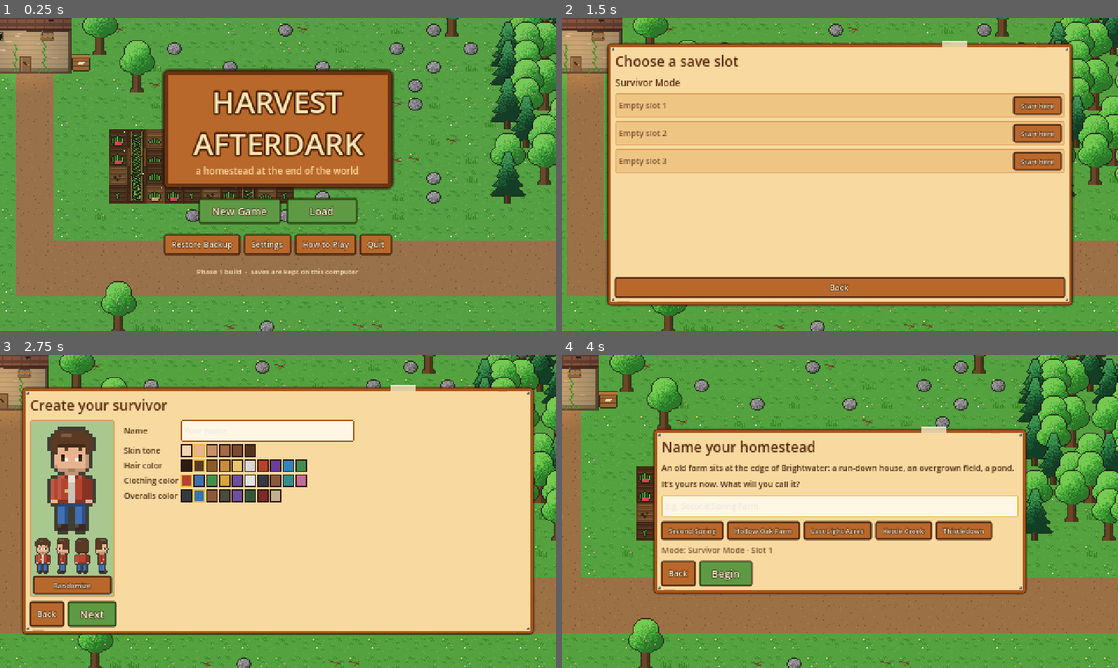
Above: before the commit, frames 1-4 (two rows, left to right).
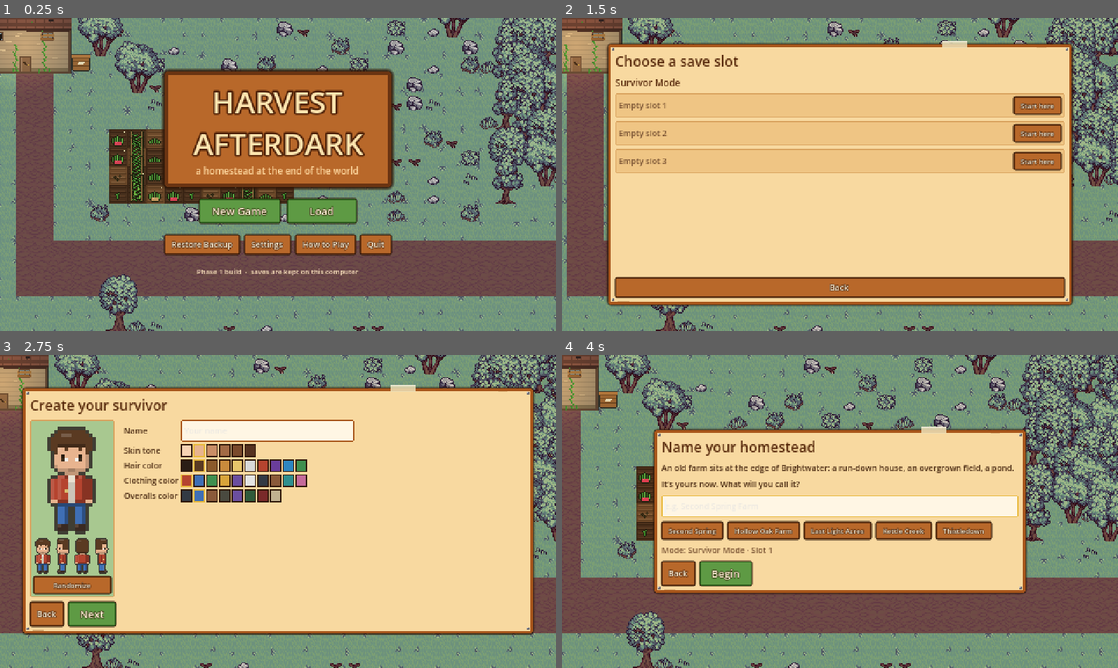
Above: after the commit, the same moments.

Repository: djsemrad-svg/harvestafterdark
Game: Godot game, scene res://HarvestAfterdark.tscn
The game is run twice, just before and just after one commit, with the same random seed, the same clock (stepped at 60 frames per second) and the same inputs.
Inputs (mouse positions are in pixels of both pictures, inside the frame that each line leads up to):
- Up to frame 1 (0.25 s): no input
- Up to frame 2 (1.5 s): click "New Game" at 0.5 s; click "Play Survivor Mode" at 1.25 s
- Up to frame 3 (2.75 s): click "Start here" at 2 s
- Up to frame 4 (4 s): click (828, 430) at 2.77 s; type "Alex" at 2.85 s; click "Next" at 3.5 s

The runs differ from the first frame. In frame 1, 74% of the frame differs, in the area x 0-100%, y 0-100%; in frame 2, 28%; in frame 3, 26%; in frame 4, 62%.

Commit message:
Import post-apocalypse pack art: ground, trees, props, wrecks, icons
- Ground tiles, trees (with snowy winter versions), bushes, weeds, rocks,
  stumps from the PostApocalypse pack; seasonal variants by file name
- Street props and wrecks: cars, a school bus, shipping containers,
  motorcycles, hydrants, trash cans (searchable), vending machines
  (searchable), cones, stop signs, carts, bags
- Food, gem, bar, ammo and first-aid icons from the food, Kyrise,
  GunsPack and PostApocalypse packs
- Art: tile overrides, per-season and per-variant object overrides,
  searched containers use an _open picture or a dimmed copy
- tools/import_packs.py rebuilds art/ from the unzipped packs
- Tests for the imported art and new props

Co-Authored-By: Claude Opus 5.5 <noreply@anthropic.com>
Claude-Session: https://claude.ai/code/session_01UCvMP3hAQ7S5xitSmMnWDY

Diff:
--- a/scripts/autoload/art.gd
+++ b/scripts/autoload/art.gd
@@ -171,6 +171,8 @@
 
 func get_tile(type: String, season: String, v: int, frame: int = 0) -> ImageTexture:
 	return cached("t|%s|%s|%d|%d" % [type, season, v, frame], func():
+		var ot := tile_override(type, season, v)
+		if ot != null: return ot
 		if detail and type == "grass" and season != "winter": return _grass_hd(season, v)
 		var im := _draw_tile(type, season, v, frame)
 		if detail and not type in ["water", "walltop", "void"]: im = texture_pass(im, v)
@@ -895,27 +897,71 @@
 func has_override(path: String) -> bool:
 	return override(path) != null
 
+## Ground tiles with hand-made art: tiles/<type>_<season>_<v>.png, tiles/<type>_<v>.png,
+## tiles/<type>_<season>.png or tiles/<type>.png, first one found wins. Returns null when there is none.
+func tile_override(type: String, season: String, v: int) -> Image:
+	for p in ["tiles/%s_%s_%d.png" % [type, season, v], "tiles/%s_%d.png" % [type, v], "tiles/%s_%s.png" % [type, season], "tiles/%s.png" % type]:
+		var tex := override(p)
+		if tex != null:
+			var im: Image = tex.get_image().duplicate()
+			if im.is_compressed(): im.decompress()
+			im.convert(Image.FORMAT_RGBA8)
+			return im
+	return null
+
+var _ovobj := {}
+
 ## Objects that have hand-made art. Returns {} when there is none.
+## Looks for objects/<type>_<season>_<v>.png, then <type>_<v>, <type>_<season>, <type>.
+## A searched container uses <type>_open.png if there is one, or a dimmed copy of its art.
 func obj_override(o: Dictionary, season: String) -> Dictionary:
 	var t: String = o.type
 	var d: Dictionary = Data.obj_defs.get(t, {})
 	if d.get("barrier", false) and (o.get("broken", false) or o.get("open", false)):
 		return {}
-	var v: int = int(o.get("v", 0))
-	var name := ""
-	match t:
-		"tree": name = "trees/%s_%s.png" % ["tree" if v % 2 == 0 else "tree2", season]
-		"pine": name = "trees/pine.png"
-		"rock": name = "objects/rock.png" if v % 2 == 0 else "objects/rock2.png"
-		_: name = "objects/%s.png" % t
 	if t == "rock" and o.get("palette", "field") != "field":
 		return {}
-	var tex := override(name)
-	if tex == null:
-		return {}
-	var fw: int = int(o.get("w", 1))
-	var fh: int = int(o.get("h", 1))
-	return {"tex": tex, "ox": int((fw * 16 - tex.get_width()) / 2), "oy": fh * 16 - tex.get_height() + (1 if t in ["tree", "pine"] else 0)}
+	var v: int = int(o.get("v", 0)) % 4
+	var searched: bool = (d.get("container", false) or t in ["supply_crate", "car_wreck"]) and DistrictArt.searched(o)
+	var key := "%s|%s|%d|%s|%d|%d" % [t, season, v, searched, int(o.get("w", 1)), int(o.get("h", 1))]
+	if _ovobj.has(key):
+		return _ovobj[key]
+	var names: Array = []
+	match t:
+		"tree":
+			var tn := "tree" if v % 2 == 0 else "tree2"
+			names = ["trees/%s_%s.png" % [tn, season], "trees/tree_%s.png" % season]
+		"pine": names = ["trees/pine_%s.png" % season, "trees/pine.png"]
+		"rock": names = ["objects/rock.png" if v % 2 == 0 else "objects/rock2.png", "objects/rock.png"]
+		_: names = ["objects/%s_%s_%d.png" % [t, season, v], "objects/%s_%d.png" % [t, v], "objects/%s_%s.png" % [t, season], "objects/%s.png" % t]
+	var tex: Texture2D = null
+	if searched:
+		tex = override("objects/%s_open.png" % t)
+	var dim := false
+	for n in names:
+		if tex != null: break
+		tex = override(n)
+		dim = searched and tex != null
+	var res := {}
+	if tex != null:
+		if dim:
+			# no "opened" picture: show the same art a little darker and greyer, so searched things read as done
+			# (a copy: get_image() can hand back the texture's own image)
+			var im: Image = tex.get_image().duplicate()
+			if im.is_compressed(): im.decompress()
+			im.convert(Image.FORMAT_RGBA8)
+			for yy in im.get_height():
+				for xx in im.get_width():
+					var c := im.get_pixel(xx, yy)
+					if c.a > 0:
+						var g := c.get_luminance()
+						im.set_pixel(xx, yy, Color(lerp(c.r, g, 0.45) * 0.72, lerp(c.g, g, 0.45) * 0.72, lerp(c.b, g, 0.45) * 0.72, c.a))
+			tex = ImageTexture.create_from_image(im)
+		var fw: int = int(o.get("w", 1))
+		var fh: int = int(o.get("h", 1))
+		res = {"tex": tex, "ox": int((fw * 16 - tex.get_width()) / 2), "oy": fh * 16 - tex.get_height() + (1 if t in ["tree", "pine"] else 0)}
+	_ovobj[key] = res
+	return res
 
 ## People and infected drawn from the sprite sheets. look.sprite names them.
 func char_override(look: Dictionary, dir: String, frame: int) -> Image:
--- a/scripts/world/districts.gd
+++ b/scripts/world/districts.gd
@@ -30,6 +30,10 @@
 	"fire_truck": {"name": "Fire Engine", "what": "the fire engine", "tags": ["fire_station"], "rolls": [1, 3], "w": 3},
 	"loot_vault": {"name": "Sealed Locker", "what": "the sealed locker", "tags": ["lab", "military"], "rolls": [1, 2], "quality": 0.4},
 	"biohazard_bin": {"name": "Biohazard Bin", "what": "the biohazard bin", "tags": ["lab"], "rolls": [1, 1]},
+	"trash_can": {"name": "Trash Can", "what": "the trash can", "tags": ["home", "kitchen"], "rolls": [1, 1]},
+	"vending_machine": {"name": "Vending Machine", "what": "the vending machine", "tags": ["kitchen"], "rolls": [1, 2]},
+	"bus_wreck": {"name": "Wrecked Bus", "what": "the bus", "tags": ["vehicle", "home"], "rolls": [1, 2], "w": 4, "h": 2},
+	"shipping_container": {"name": "Shipping Container", "what": "the shipping container", "tags": ["hardware", "scrapyard"], "rolls": [1, 2], "w": 3},
 }
 
 ## Props that only look the part.
@@ -53,6 +57,12 @@
 	"decon_shower": {"solid": true},
 	"lookout": {"solid": true},
 	"fryer": {"solid": true},
+	"hydrant": {"solid": true},
+	"traffic_cone": {"solid": true},
+	"stop_sign": {"solid": true},
+	"shopping_cart": {"solid": true},
+	"motorcycle_wreck": {"solid": true},
+	"trash_bags": {"solid": false},
 }
 
 ## Interiors, 14 x 11 tiles, door at the bottom. Letters:
@@ -303,6 +313,8 @@
 		od2.fixture = true
 		od2.district_art = true
 		d.obj_defs[t] = od2
+	# bushes grow wild in the districts: any tool clears one, for a little fiber
+	d.obj_defs["bush"] = {"solid": true, "hp": 2, "tool": "any", "drops": [["fiber", 1, 2]], "xp": ["foraging", 1], "name": "Bush"}
 	d.obj_defs["district_gate"] = {"solid": true, "fixture": true, "unbreakable": true, "district_art": true}
 	for id in DISTRICTS:
 		var D: Dictionary = DISTRICTS[id]
@@ -451,8 +463,73 @@
 		else:
 			s.text = b.text
 		m.add_structure(s)
+	_dress(m, r, id)
 	_scatter(m, r, id)
 	return m
+
+## True if a w x h thing can stand at x,y: every tile free and not in front of a door or on a warp.
+static func _fits(m: GameMap, x: int, y: int, w: int, h: int, allow_clear: bool) -> bool:
+	for dy in h:
+		for dx in w:
+			var tx := x + dx
+			var ty := y + dy
+			if not m.tile_free(tx, ty) or (not allow_clear and m.is_clear(tx, ty)):
+				return false
+			for s in m.structures:
+				if s.has("door_x") and absi(tx - int(s.door_x)) <= 1 and ty - int(s.door_y) >= 0 and ty - int(s.door_y) <= 2:
+					return false
+			for wp in m.warps:
+				if Rect2i(int(wp.x) - 1, int(wp.y) - 1, int(wp.get("w", 1)) + 2, int(wp.get("h", 1)) + 2).has_point(Vector2i(tx, ty)):
+					return false
+	return true
+
+## Puts a thing at the first free spot near cx,cy (searching outwards). Returns false if none fits.
+static func _near(m: GameMap, cx: int, cy: int, type: String, allow_clear := false, radius := 4) -> bool:
+	var w: int = int(CONTAINERS.get(type, PROPS.get(type, {})).get("w", 1))
+	var h: int = int(CONTAINERS.get(type, PROPS.get(type, {})).get("h", 1))
+	for rr in radius + 1:
+		for dy in range(-rr, rr + 1):
+			for dx in range(-rr, rr + 1):
+				if maxi(absi(dx), absi(dy)) != rr: continue
+				if _fits(m, cx + dx, cy + dy, w, h, allow_clear):
+					_place(m, cx + dx, cy + dy, type)
+					return true
+	return false
+
+## Street dressing from the post-apocalypse art: hydrants, bins and bags along the sidewalks,
+## then a few bigger wrecks placed by hand.
+static func _dress(m: GameMap, r: RandomNumberGenerator, id: String) -> void:
+	for y in range(1, m.h - 1):
+		for x in range(1, m.w - 1):
+			if m.tile_at(x, y) != "pave": continue
+			var by_road := false
+			for d in [Vector2i(0, 1), Vector2i(0, -1), Vector2i(1, 0), Vector2i(-1, 0)]:
+				if m.tile_at(x + d.x, y + d.y) == "road": by_road = true
+			if not by_road or r.randf() > 0.07 or not _fits(m, x, y, 1, 1, true): continue
+			var pick := r.randf()
+			_place(m, x, y, "hydrant" if pick < 0.3 else ("trash_can" if pick < 0.6 else ("trash_bags" if pick < 0.85 else "traffic_cone")))
+	match id:
+		"residential":
+			_near(m, 42, 26, "vending_machine", true)            # the gas station
+			_near(m, 34, 26, "trash_can", true)
+			_near(m, 28, 25, "stop_sign", true); _near(m, 32, 19, "stop_sign", true)
+			_near(m, 7, 35, "bus_wreck", true, 3)                         # the school bus, never made it out of the schoolyard
+			for c in [[35, 21], [39, 17], [44, 17]]:
+				_near(m, c[0], c[1], "traffic_cone", true, 2)
+			_near(m, 14, 26, "shopping_cart", true, 3)
+			_near(m, 50, 26, "motorcycle_wreck", false, 3)
+		"industrial":
+			for c in [[35, 15], [43, 15], [38, 36], [49, 36]]:
+				_near(m, c[0], c[1], "shipping_container", true, 1)  # the loading area and the mill yard
+			for c in [[52, 17], [54, 21], [49, 21]]:
+				_near(m, c[0], c[1], "traffic_cone", true, 2)        # the checkpoint
+			_near(m, 4, 25, "bus_wreck")
+			_near(m, 40, 15, "vending_machine", true)
+			_near(m, 25, 33, "motorcycle_wreck", true, 3)
+		"riverlands":
+			_near(m, 36, 22, "trash_can", true, 3)
+			_near(m, 33, 19, "vending_machine", true, 3)         # the marina
+			_near(m, 26, 10, "motorcycle_wreck", true, 3)
 
 static func _scatter(m: GameMap, r: RandomNumberGenerator, id: String) -> void:
 	# a ring of trees, then weeds and debris on whatever grass is left
@@ -473,6 +550,7 @@
 			elif v < trees + weeds: m.add_obj(x, y, "weeds")
 			elif v < trees + weeds + 0.03: m.add_obj(x, y, "twig")
 			elif v < trees + weeds + 0.045: m.add_obj(x, y, "rock")
+			elif v < trees + weeds + 0.07: m.add_obj(x, y, "bush")
 	# cracks and weeds pushing through the old roads
 	for i in 40:
 		var x := r.randi_range(1, m.w - 2)
--- a/scripts/world/raiders.gd
+++ b/scripts/world/raiders.gd
@@ -248,6 +248,8 @@
 	m.add_obj(19, 24, "stolen_goods", {"anchor": true})
 	m.add_obj(34, 16, "supply_crate", {"loot": ["biker_bar", "gun_store"], "quality": 0.5})
 	m.add_obj(21, 22, "supply_crate", {"loot": ["biker_bar", "vehicle"], "quality": 0.4})
+	for c in [[23, 21], [33, 22], [26, 26]]:
+		Districts._near(m, c[0], c[1], "motorcycle_wreck", true, 2)    # the bikers' rides, stripped for parts
 	for c in [[33, 23], [34, 23], [24, 14]]:
 		m.add_obj(c[0], c[1], "barrel")
 	MapBuilder._border(m, r, [Rect2i(22, 0, 2, 1)])
--- a/tests/screenshots.gd
+++ b/tests/screenshots.gd
@@ -46,6 +46,32 @@
 		await frames(6)
 		await shot("34_archive_inside")
 		main.ui.open("museum"); await frames(4); await shot("35_museum")
+		get_tree().quit()
+		return
+	if only == "packs":
+		main.ui.close_all()
+		Game.state.time = 640
+		Game.state.weather = "sun"
+		var dps: int = Balance.calendar.days_per_season
+		var spots := [["town", 12, 20], ["homestead", 12, 14], ["residential", 40, 23], ["residential", 8, 31], ["industrial", 44, 30], ["industrial", 22, 25], ["riverlands", 30, 14], ["dry_creek", 25, 21]]
+		for i in spots.size():
+			var sp: Array = spots[i]
+			Game.change_map(sp[0], sp[1], sp[2], "down", {"silent": true})
+			Game.enemies.clear()
+			await frames(10)
+			await shot("60_%d_%s" % [i, sp[0]])
+		for id in ["apple", "corn", "tomato", "potato", "pumpkin", "cheese", "egg", "fried_egg", "bread_loaf", "ruby", "emerald", "diamond", "iron_bar", "copper_bar", "gold_bar", "ammo_9mm", "buckshot", "ammo_556", "bandage", "med_kit", "canned_beans", "wood", "plank", "bone", "parsnip", "kale", "river_chub", "stone"]:
+			Game.add_item(id, 3, {"silent": true})
+		main.ui.open("journal", {"tab": "inventory"}); await frames(4); await shot("62_inventory")
+		main.ui.close_all()
+		for si in 4:
+			Game.state.day = 1 + si * dps + 3
+			Art._tex.clear(); Art._obj.clear(); Art._ovobj.clear()
+			for sp in [["homestead", 12, 14], ["residential", 8, 22]]:
+				Game.change_map(sp[0], sp[1], sp[2], "down", {"silent": true})
+				Game.enemies.clear()
+				await frames(10)
+				await shot("61_%s_%s" % [Game.season(), sp[0]])
 		get_tree().quit()
 		return
 	if only == "detail":
--- a/tests/test_runner.gd
+++ b/tests/test_runner.gd
@@ -1241,6 +1241,7 @@
 	run_phase2()
 	run_rooms()
 	run_restoration()
+	run_packart()
 
 	# ---------- title screens render
 	G.quit_to_title()
@@ -3132,3 +3133,61 @@
 	for ch in n.get_children():
 		c += count_nodes(ch)
 	return c
+
+
+func _count(m, t: String) -> int:
+	return m.objects.values().filter(func(o): return o.type == t and not o.has("part_of")).size()
+
+func run_packart() -> void:
+	var G = Game
+	start("adventure", 2)
+	# art files from the asset packs are picked up by name
+	var tree: Dictionary = Art.get_obj({"type": "tree", "v": 0, "x": 0, "y": 0}, "spring", 0)
+	var tw: int = tree.tex.get_width()
+	var car0: Dictionary = Art.get_obj({"type": "car_wreck", "v": 0, "w": 2, "x": 0, "y": 0}, "spring", 0)
+	var car1: Dictionary = Art.get_obj({"type": "car_wreck", "v": 1, "w": 2, "x": 1, "y": 0}, "spring", 0)
+	check("Trees, wrecks and other things use the post-apocalypse pack's art, with a different car for each variant", Art.has_override("trees/tree_spring.png") and tw == Art.override("trees/tree_spring.png").get_width() and car0.tex != car1.tex, "tree w=%d" % tw)
+	var g_spring: Image = Art.get_tile("grass", "spring", 0).get_image()
+	var g_autumn: Image = Art.get_tile("grass", "autumn", 0).get_image()
+	var own: Image = Art.override("tiles/grass_spring_0.png").get_image()
+	check("Grass, road and dirt tiles come from the pack and change with the season", g_spring.get_pixel(5, 5) == own.get_pixel(5, 5) and g_spring.get_pixel(5, 5) != g_autumn.get_pixel(5, 5), "")
+	var winter_tree: Dictionary = Art.get_obj({"type": "tree", "v": 0, "x": 0, "y": 0}, "winter", 0)
+	check("Winter trees are snowy versions of the pack's trees", winter_tree.tex.get_width() == Art.override("trees/tree_winter.png").get_width(), "")
+	# a searched container shows its opened picture, or a dimmed copy when it has none
+	var dump := {"type": "dumpster", "v": 0, "w": 2, "x": 3, "y": 3}
+	var closed: Dictionary = Art.get_obj(dump, "spring", 0)
+	dump.searched = int(G.state.day)
+	var opened: Dictionary = Art.get_obj(dump, "spring", 0)
+	var fr := {"type": "loot_fridge", "v": 0, "x": 5, "y": 3}
+	var f0: Image = Art.get_obj(fr, "spring", 0).tex.get_image()
+	fr.searched = int(G.state.day)
+	var f1: Image = Art.get_obj(fr, "spring", 0).tex.get_image()
+	var c0 := f0.get_pixel(8, 14); var c1 := f1.get_pixel(8, 14)
+	check("Searched things look searched: the dumpster lid closes, a fridge goes dim", closed.tex != opened.tex and c1.get_luminance() < c0.get_luminance(), "%s -> %s" % [c0, c1])
+	# icons
+	var ic: Image = Art.get_icon("tomato").get_image()
+	check("Crop, food, gem, bar, ammo and first-aid icons come from the packs (16x16)", Art.has_override("icons/tomato.png") and ic.get_width() == 16 and ic.get_height() == 16 and Art.has_override("icons/iron_bar.png") and Art.has_override("icons/ammo_9mm.png") and Art.has_override("icons/med_kit.png"), "")
+	# new street props in the districts
+	var res = G.maps.residential
+	var ind = G.maps.industrial
+	var dc = G.maps.dry_creek
+	var street := 0
+	for t in ["hydrant", "trash_can", "trash_bags", "traffic_cone"]:
+		street += _count(res, t)
+	check("The districts have new wreckage: a school bus, shipping containers, biker motorcycles, a vending machine", _count(res, "bus_wreck") == 1 and _count(ind, "shipping_container") >= 3 and _count(dc, "motorcycle_wreck") >= 2 and _count(res, "vending_machine") == 1, "bus=%d cont=%d moto=%d vend=%d" % [_count(res, "bus_wreck"), _count(ind, "shipping_container"), _count(dc, "motorcycle_wreck"), _count(res, "vending_machine")])
+	check("Hydrants, trash cans, bags and cones line the sidewalks, and bushes grow wild", street >= 6 and _count(res, "bush") >= 5, "street=%d bushes=%d" % [street, _count(res, "bush")])
+	# a trash can can be searched
+	var can = null
+	for o in res.objects.values():
+		if o.type == "trash_can": can = o; break
+	var before := int(G.state.get("stats", {}).get("searched", 0))
+	if can != null:
+		G.change_map("residential", int(can.x), int(can.y) + 1, "up", {"silent": true})
+		W.interact_object(can)
+	check("Trash cans and vending machines can be searched like other containers", can != null and int(can.get("searched", -99)) == int(G.state.day), str(can))
+	# every new prop is drawn from the pack, never the fallback
+	var missing := []
+	for t in ["hydrant", "traffic_cone", "stop_sign", "shopping_cart", "motorcycle_wreck", "trash_bags", "trash_can", "vending_machine", "bus_wreck", "shipping_container", "bush"]:
+		for season in ["spring", "summer", "autumn", "winter"]:
+			if Art.obj_override({"type": t, "v": 0, "x": 0, "y": 0}, season).is_empty(): missing.append(t + "/" + season)
+	check("Every new prop has art in every season", missing.is_empty(), str(missing))
Binary file added: art/icons/amethyst.png
Binary file added: art/icons/ammo_22lr.png
Binary file added: art/icons/ammo_3030.png
Binary file added: art/icons/ammo_308.png
Binary file added: art/icons/ammo_357.png
Binary file added: art/icons/ammo_45acp.png
Binary file added: art/icons/ammo_50bmg.png
Binary file added: art/icons/ammo_556.png
Binary file added: art/icons/ammo_9mm.png
Binary file added: art/icons/apple.png
Binary file added: art/icons/aurium_bar.png
Binary file added: art/icons/bandage.png
(and 175 more such lines)
